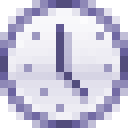
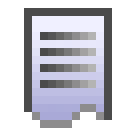
Layered file, before and after one edit (128x128). Changes by layer:
showed "task list" over [24,8,112,128]
hid "Layer 7" over [0,0,128,128]
